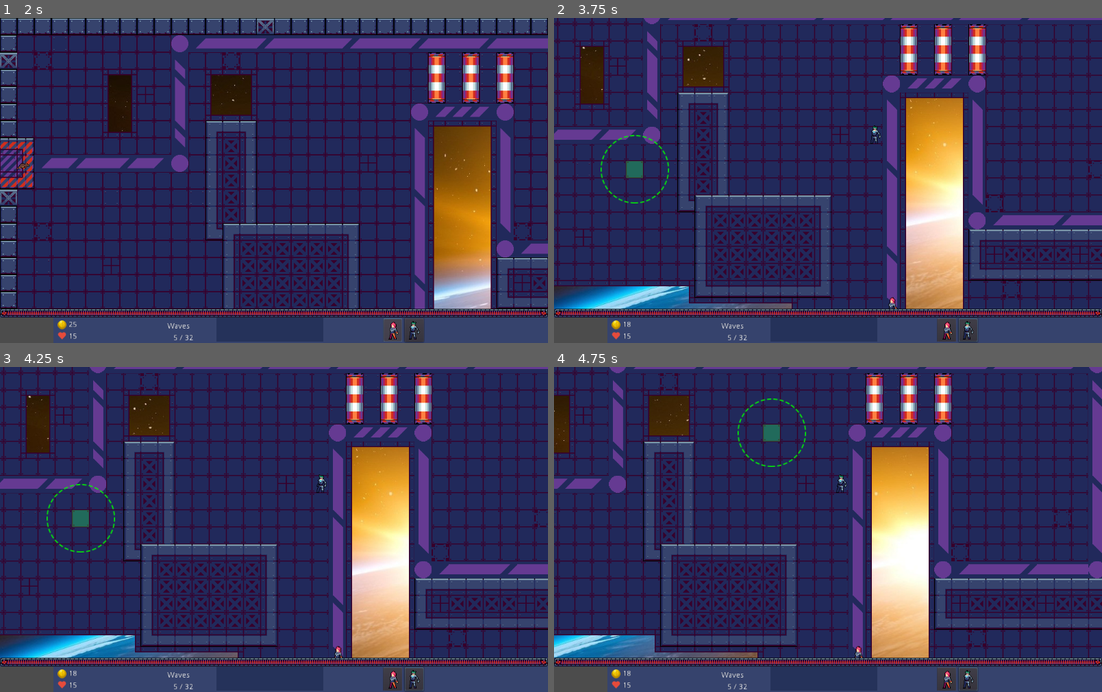
Above: before the commit, frames 1-4 (two rows, left to right).
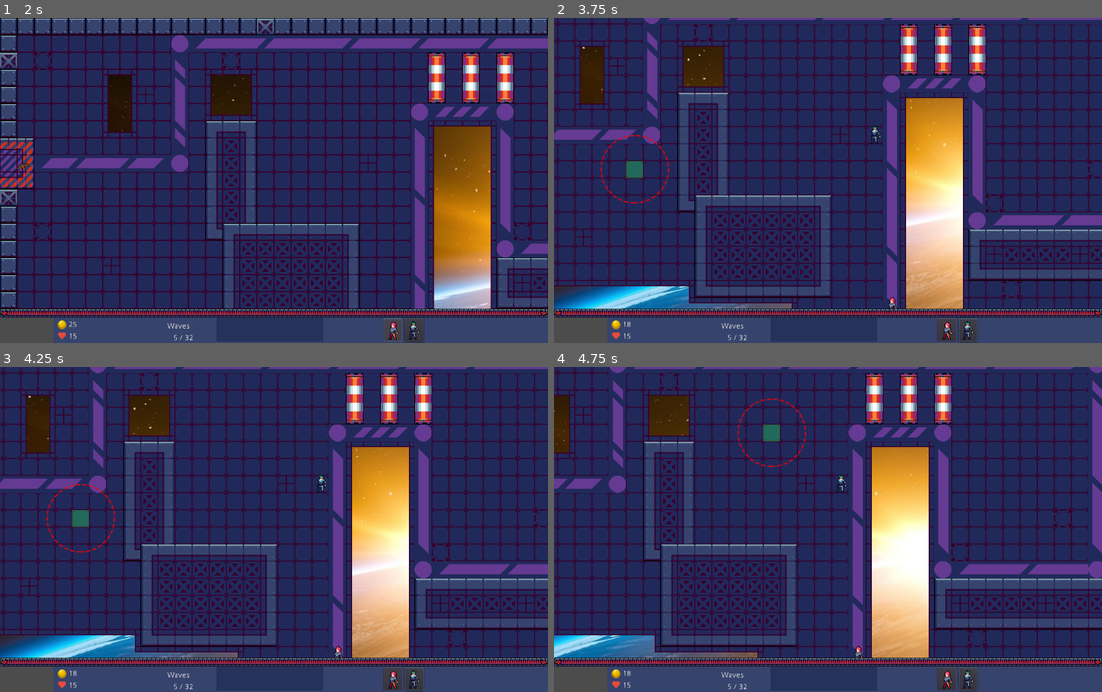
Above: after the commit, the same moments.

Repository: Dev-Crea/arator
Game: Godot game, scene res://scenes/menus/Home.tscn
The game is run twice, just before and just after one commit, with the same random seed, the same clock (stepped at 60 frames per second) and the same inputs.
Inputs (mouse positions are in pixels of both pictures, inside the frame that each line leads up to):
- Up to frame 1 (2 s): click "Start" at 0.5 s; click (394, 330) at 1.25 s
- Up to frame 2 (3.75 s): click (970, 330) at 2 s; tap Enter at 2.75 s; move the mouse to (948, 164) at 2.77 s; hold Right (ui_right) 2.78-3.53 s; hold Ctrl 2.78-3.53 s; click (948, 164) at 2.92 s; tap Space at 3.5 s; move the mouse to (718, 196) at 3.52 s; hold Down (ui_down) from 3.53 s (still down); tap Q at 3.6 s
- Up to frame 3 (4.25 s): keep holding Down (ui_down)
- Up to frame 4 (4.75 s): move the mouse to (882, 458) at 4.27 s; release Down (ui_down) at 4.28 s; hold Right (ui_right) from 4.28 s (still down); hold Z from 4.28 s (still down)

Frame 1 is identical in both runs. In frame 2, 0.2% of the frame differs, in the area x 8-21%, y 36-58%; in frame 3, 0.2%; in frame 4, 0.2%.

Commit message:
Use instance for area build/attack

Diff:
--- a/assets/units/punk/sprite.tres
+++ b/assets/units/punk/sprite.tres
@@ -26,15 +26,35 @@
 atlas = ExtResource( 1 )
 region = Rect2( 144, 0, 48, 48 )
 
-[sub_resource type="AtlasTexture" id=36]
+[sub_resource type="AtlasTexture" id=19]
 flags = 4
-atlas = ExtResource( 4 )
+atlas = ExtResource( 3 )
+region = Rect2( 240, 0, 48, 48 )
+
+[sub_resource type="AtlasTexture" id=20]
+flags = 4
+atlas = ExtResource( 3 )
+region = Rect2( 192, 0, 48, 48 )
+
+[sub_resource type="AtlasTexture" id=21]
+flags = 4
+atlas = ExtResource( 3 )
+region = Rect2( 144, 0, 48, 48 )
+
+[sub_resource type="AtlasTexture" id=22]
+flags = 4
+atlas = ExtResource( 3 )
+region = Rect2( 96, 0, 48, 48 )
+
+[sub_resource type="AtlasTexture" id=23]
+flags = 4
+atlas = ExtResource( 3 )
+region = Rect2( 48, 0, 48, 48 )
+
+[sub_resource type="AtlasTexture" id=24]
+flags = 4
+atlas = ExtResource( 3 )
 region = Rect2( 0, 0, 48, 48 )
-
-[sub_resource type="AtlasTexture" id=37]
-flags = 4
-atlas = ExtResource( 4 )
-region = Rect2( 48, 0, 48, 48 )
 
 [sub_resource type="AtlasTexture" id=48]
 flags = 4
@@ -81,35 +101,15 @@
 atlas = ExtResource( 5 )
 region = Rect2( 0, 2048, 1024, 1024 )
 
-[sub_resource type="AtlasTexture" id=19]
+[sub_resource type="AtlasTexture" id=36]
 flags = 4
-atlas = ExtResource( 3 )
-region = Rect2( 240, 0, 48, 48 )
+atlas = ExtResource( 4 )
+region = Rect2( 0, 0, 48, 48 )
 
-[sub_resource type="AtlasTexture" id=20]
+[sub_resource type="AtlasTexture" id=37]
 flags = 4
-atlas = ExtResource( 3 )
-region = Rect2( 192, 0, 48, 48 )
-
-[sub_resource type="AtlasTexture" id=21]
-flags = 4
-atlas = ExtResource( 3 )
-region = Rect2( 144, 0, 48, 48 )
-
-[sub_resource type="AtlasTexture" id=22]
-flags = 4
-atlas = ExtResource( 3 )
-region = Rect2( 96, 0, 48, 48 )
-
-[sub_resource type="AtlasTexture" id=23]
-flags = 4
-atlas = ExtResource( 3 )
+atlas = ExtResource( 4 )
 region = Rect2( 48, 0, 48, 48 )
-
-[sub_resource type="AtlasTexture" id=24]
-flags = 4
-atlas = ExtResource( 3 )
-region = Rect2( 0, 0, 48, 48 )
 
 [sub_resource type="AtlasTexture" id=38]
 flags = 4
@@ -148,9 +148,9 @@
 "name": "idle",
 "speed": 5.0
 }, {
-"frames": [ SubResource( 36 ), SubResource( 37 ) ],
+"frames": [ SubResource( 19 ), SubResource( 20 ), SubResource( 21 ), SubResource( 22 ), SubResource( 23 ), SubResource( 24 ) ],
 "loop": true,
-"name": "hurt",
+"name": "death",
 "speed": 5.0
 }, {
 "frames": [ SubResource( 48 ), SubResource( 49 ), SubResource( 50 ), SubResource( 51 ), SubResource( 52 ), SubResource( 53 ), SubResource( 54 ), SubResource( 55 ), SubResource( 56 ) ],
@@ -158,9 +158,9 @@
 "name": "destroy",
 "speed": 5.0
 }, {
-"frames": [ SubResource( 19 ), SubResource( 20 ), SubResource( 21 ), SubResource( 22 ), SubResource( 23 ), SubResource( 24 ) ],
+"frames": [ SubResource( 36 ), SubResource( 37 ) ],
 "loop": true,
-"name": "death",
+"name": "hurt",
 "speed": 5.0
 }, {
 "frames": [ SubResource( 38 ), SubResource( 39 ), SubResource( 40 ), SubResource( 41 ), SubResource( 42 ), SubResource( 43 ) ],
--- a/scenes/towers/TowerPunk.gd
+++ b/scenes/towers/TowerPunk.gd
@@ -24,12 +24,12 @@
 		Values.connect("buy", Values, "update_coins")
 
 func attack_area(valid = true):
-	$Container/AttackArea.visible = valid
-	$Container/AttackArea.material.set_shader_param("swap_color", !valid)
+	$BuilderZone/Area/AttackAreaZone.visible = valid
+	$BuilderZone/Area/AttackAreaZone.material.set_shader_param("swap_color", !valid)
 
 func build_area(valid = true, visible = true):
-	$Container/BuildArea.visible = visible
-	$Container/BuildArea.color = _build_color(valid)
+	$BuilderZone/Area/Bulding.visible = visible
+	$BuilderZone/Area/Bulding.color = _build_color(valid)
 
 func _build_color(valid):
 	if valid:
--- a/scenes/towers/TowerPunk.tscn
+++ b/scenes/towers/TowerPunk.tscn
@@ -1,8 +1,9 @@
-[gd_scene load_steps=8 format=2]
+[gd_scene load_steps=9 format=2]
 
 [ext_resource path="res://assets/units/punk/sprite.tres" type="SpriteFrames" id=1]
 [ext_resource path="res://scenes/towers/TowerPunk.gd" type="Script" id=2]
 [ext_resource path="res://shaders/AttackArea.tres" type="Shader" id=3]
+[ext_resource path="res://scenes/towers/BuilderZone.tscn" type="PackedScene" id=4]
 
 [sub_resource type="RectangleShape2D" id=22]
 extents = Vector2( 16, 16 )
@@ -84,6 +85,16 @@
 "_edit_use_anchors_": false
 }
 
+[node name="BuilderZone" parent="." instance=ExtResource( 4 )]
+
+[node name="Bulding" parent="BuilderZone/Area" index="0"]
+visible = false
+
+[node name="AttackAreaZone" parent="BuilderZone/Area" index="1"]
+visible = false
+
 [connection signal="attack_ended" from="." to="." method="_on_TowerPunk_attack_ended"]
 [connection signal="area_entered" from="Container/Attack" to="." method="_on_Attack_area_entered"]
 [connection signal="area_exited" from="Container/Attack" to="." method="_on_Attack_area_exited"]
+
+[editable path="BuilderZone"]
